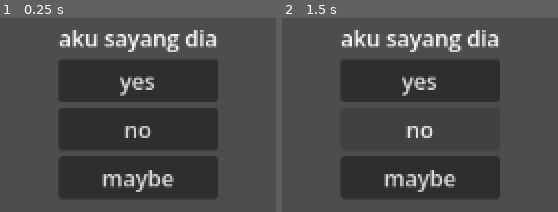
Above: before the commit, frames 1-2 (left to right).
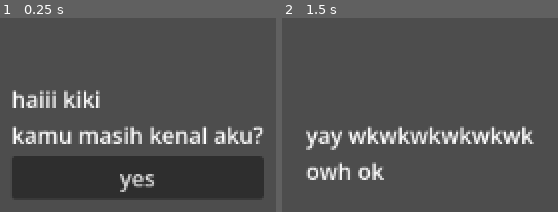
Above: after the commit, the same moments.

Repository: Luckyfr1945/gamestory1
Game: Godot game, scene res://node_2d.tscn
The game is run twice, just before and just after one commit, with the same random seed, the same clock (stepped at 60 frames per second) and the same inputs. The project has no main scene, so this scene is started directly.
Inputs (mouse positions are in pixels of both pictures, inside the frame that each line leads up to):
- Up to frame 1 (0.25 s): no input
- Up to frame 2 (1.5 s): click "yes" at 0.5 s; click (420, 128) at 1.25 s, where only the run before the commit has a clickable "no"

The runs differ from the first frame. In frame 1, 39% of the frame differs, in the area x 4-96%, y 6-93%; in frame 2, 32%.

Commit message:
Update percakapan

Diff:
--- /dev/null
+++ b/dialog.json
@@ -0,0 +1 @@
+[{"commands_raw":"haiii ${player_name}\nkamu masih kenal aku?\n\n?> yes -> choice one\n\n$if !show_only_one {\n    \n    ?> maybe -> choice three\n}\n","gnode_name":"start","id":0,"name":"start","position":[300.0,220.0]},{"commands_raw":"yay wkwkwkwkwkwk\n\n-> choice two","gnode_name":"choice one","id":1,"name":"choice one","position":[460.0,180.0]},{"commands_raw":"owh ok","gnode_name":"choice two","id":2,"name":"choice two","position":[680.0,180.0]},{"commands_raw":"yang pasti dong","gnode_name":"choice three","id":3,"name":"choice three","position":[460.0,360.0]}]
--- a/dialoguebox.gd
+++ b/dialoguebox.gd
@@ -5,9 +5,10 @@
 var choice_buttons: Array[Button] = []
 
 func _ready() -> void:
-	add_choice("yes")
-	add_choice("no")
-	add_choice("maybe")
+	#add_choice("yes")
+	#add_choice("no")
+	#add_choice("maybe")
+	pass
 
 func clear_dialog_box():
 	$VBoxContainer/Label.text = ""
@@ -30,4 +31,5 @@
 
 func _on_choice_selected(choice_index: int):
 	print(choice_index)
+	($"../EzDialogue" as EzDialogue).next(choice_index)
 	pass
--- /dev/null
+++ b/node_2d.gd
@@ -0,0 +1,26 @@
+extends Node2D
+
+@export var dialog_json : JSON
+@onready var state = {
+	"show_only_one": true,
+	"player_name": "kiki"
+}
+# Called when the node enters the scene tree for the first time.
+func _ready() -> void:
+	($EzDialogue as EzDialogue).start_dialogue(dialog_json, state)
+	pass # Replace with function body.
+
+
+# Called every frame. 'delta' is the elapsed time since the previous frame.
+func _process(delta: float) -> void:
+	pass
+
+
+func _on_ez_dialogue_dialogue_generated(response: DialogueResponse) -> void:
+	$dialoguebox.clear_dialog_box()
+
+	$dialoguebox.add_text(response.text)
+
+	for choice in  response.choices:
+		$dialoguebox.add_choice(choice)
+	pass # Replace with function body.
--- a/node_2d.tscn
+++ b/node_2d.tscn
@@ -1,9 +1,14 @@
 [gd_scene format=3 uid="uid://6rwj8esfr2ue"]
 
+[ext_resource type="Script" uid="uid://dnfi1xvtsmi4d" path="res://node_2d.gd" id="1_0hol4"]
 [ext_resource type="Script" uid="uid://cjqfhei24jf2k" path="res://dialoguebox.gd" id="1_wtcfe"]
+[ext_resource type="JSON" path="res://dialog.json" id="2_q6r6c"]
+[ext_resource type="Script" uid="uid://d2ctk7y4xw0pv" path="res://addons/ez_dialogue/ez_dialogue_node.gd" id="4_kdubu"]
 
 [node name="Node2D" type="Node2D" unique_id=2063635592]
 position = Vector2(565, 594)
+script = ExtResource("1_0hol4")
+dialog_json = ExtResource("2_q6r6c")
 
 [node name="dialoguebox" type="Node2D" parent="." unique_id=1145078964]
 script = ExtResource("1_wtcfe")
@@ -23,3 +28,9 @@
 [node name="Label" type="Label" parent="dialoguebox/VBoxContainer" unique_id=1354924450]
 layout_mode = 2
 text = "aku sayang dia"
+
+[node name="EzDialogue" type="Node" parent="." unique_id=1042314993]
+script = ExtResource("4_kdubu")
+metadata/_custom_type_script = "uid://d2ctk7y4xw0pv"
+
+[connection signal="dialogue_generated" from="EzDialogue" to="." method="_on_ez_dialogue_dialogue_generated"]
Not shown, added: node_2d.gd.uid
